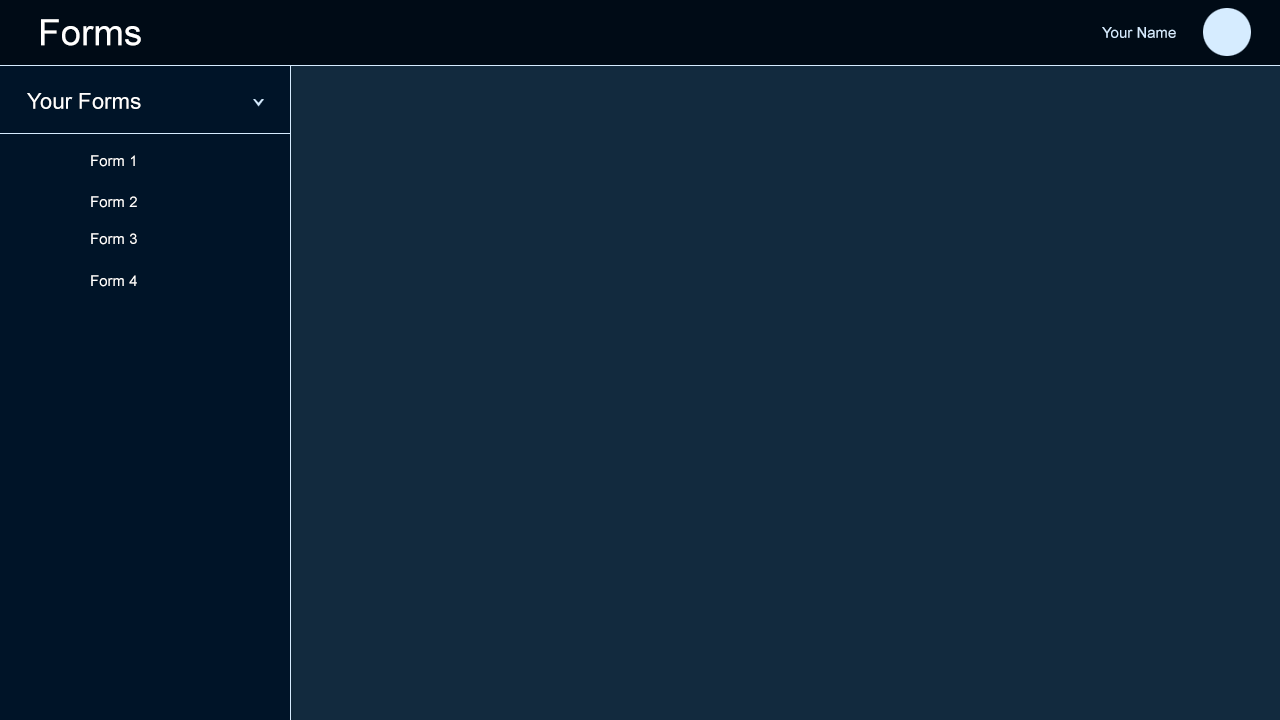
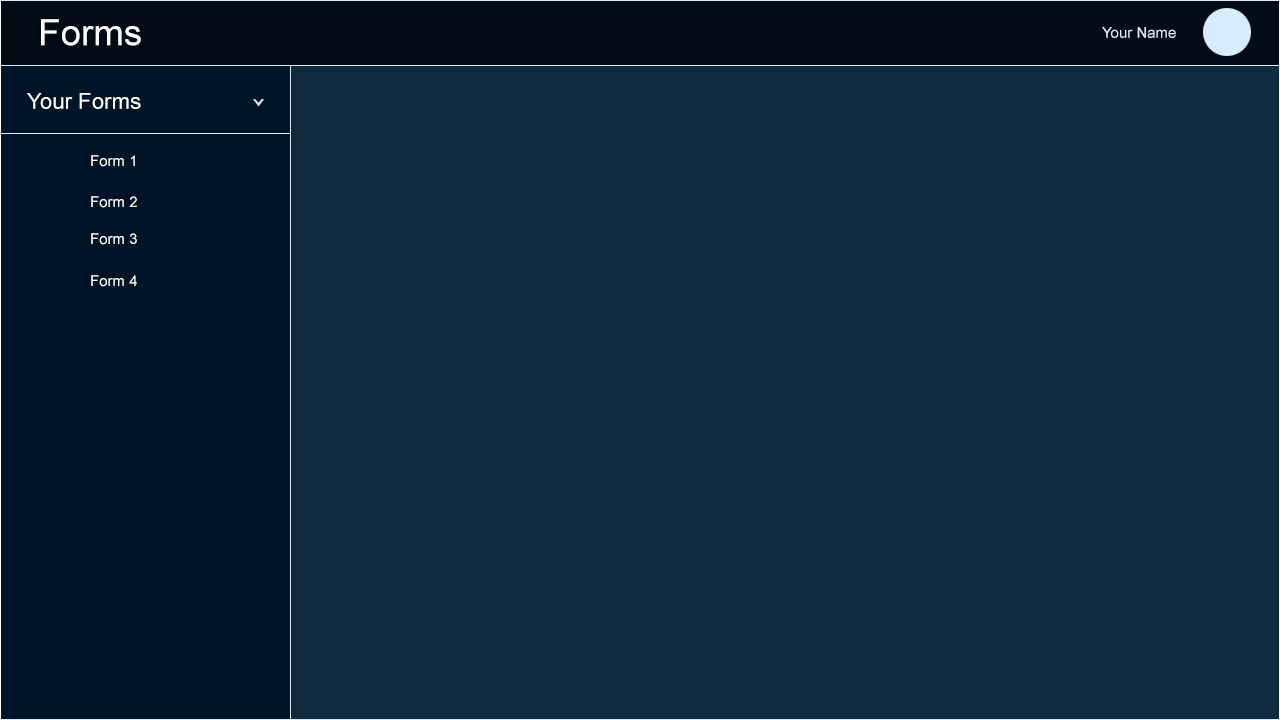
The second 1280×720 image is a revision of the first. Changes to its layers:
added layer "Layer 2 copy" above "Layer 2" over [0, 1, 1, 720]
added layer "Layer 2" above "line copy 3" over [1279, 1, 1280, 720]
added layer "line copy 3" above "line copy 2" over [0, 719, 1280, 720]
added layer "line copy 2" above "line copy" over [0, 0, 1280, 1]
